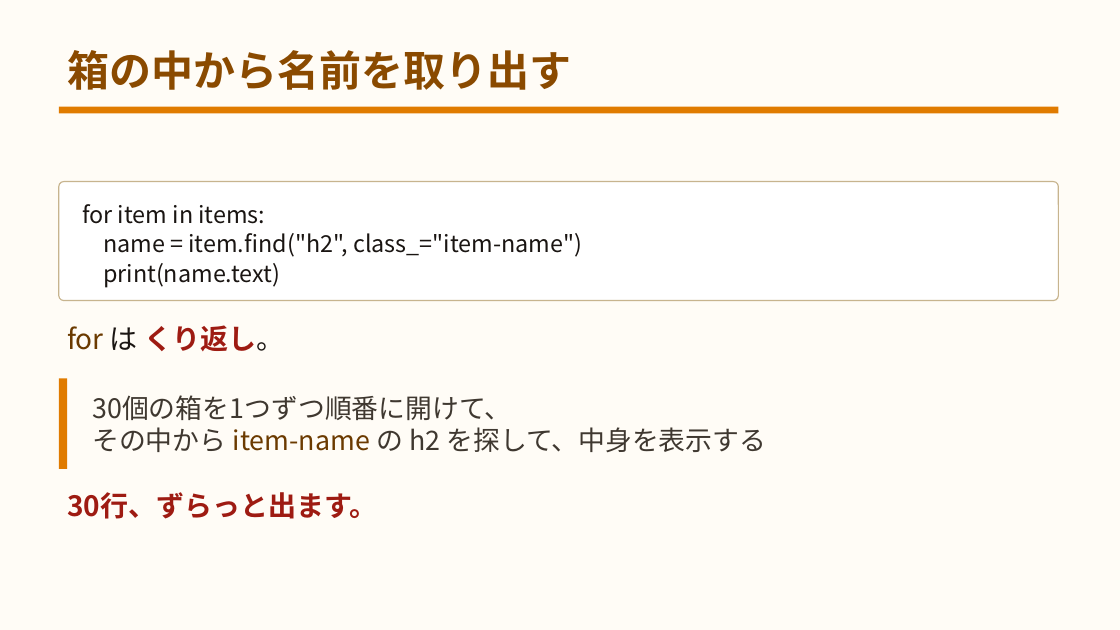
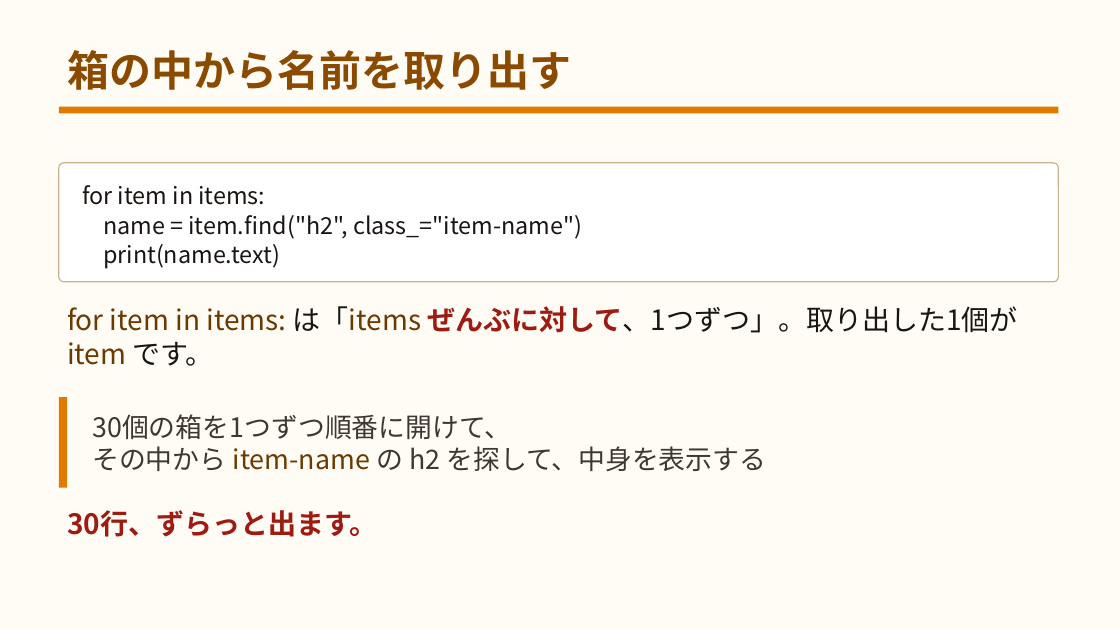
Before and after one commit to yuracode/isshop, a slide deck: slide 29 of docs/slides.pptx. Drawn at 1120x630 pixels with LibreOffice and Linux fonts; fonts in the diff are those of the drawing. Boxes give left, top, right and bottom in pixels: in the first picture for what was removed or moved away, otherwise in the second. Text is boxed around its words. In the diff, an @@ line names an element or a change of style, - is before the commit and + after.

```diff
--- a/docs/slides.pptx
+++ b/docs/slides.pptx
@@ rounded rectangle: place and size @@
-rounded rectangle at bbox=[59, 181, 1059, 301]
+rounded rectangle at bbox=[59, 163, 1059, 282]
@@ text "for item in items:": place and size @@
-text "for item in items:" at bbox=[82, 204, 582, 288]
+text "for item in items:" at bbox=[82, 185, 582, 269]
@@ text at bbox=[67, 306, 1018, 366]: text changed; text colour #9E1B12 to #6B3A00 @@
-for は くり返し。
+for item in items: は「items ぜんぶに対して、1つずつ」。取り出した1個が item です。
@@ 2 texts, 1 rectangle: place and size @@
-2 texts, 1 rectangle at bbox=[59, 379, 766, 519]
+2 texts, 1 rectangle at bbox=[59, 397, 766, 537]
```
Also in this commit, not shown: 1 other slide changed, 3 slides removed, 9 other files.
